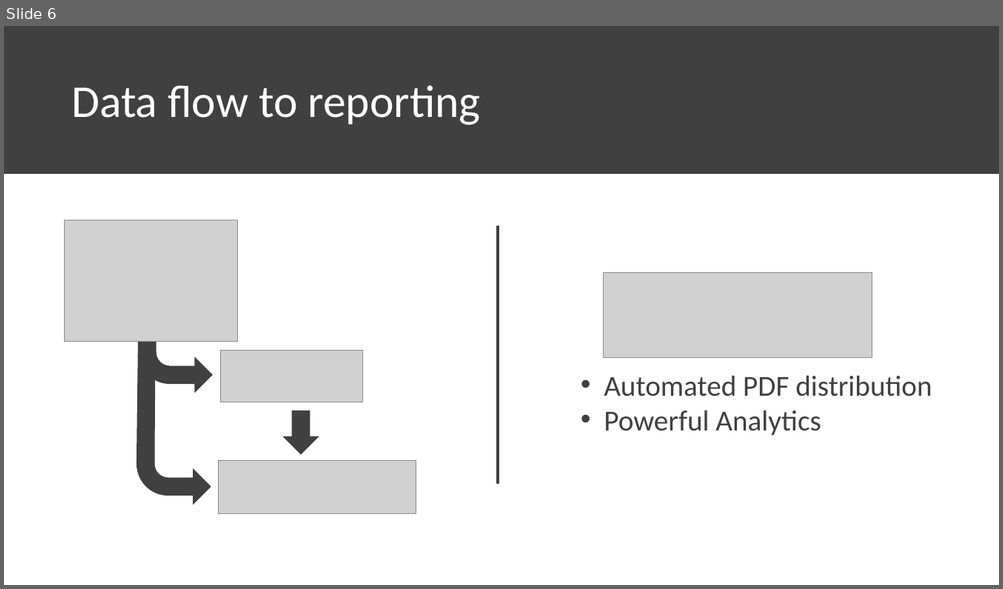
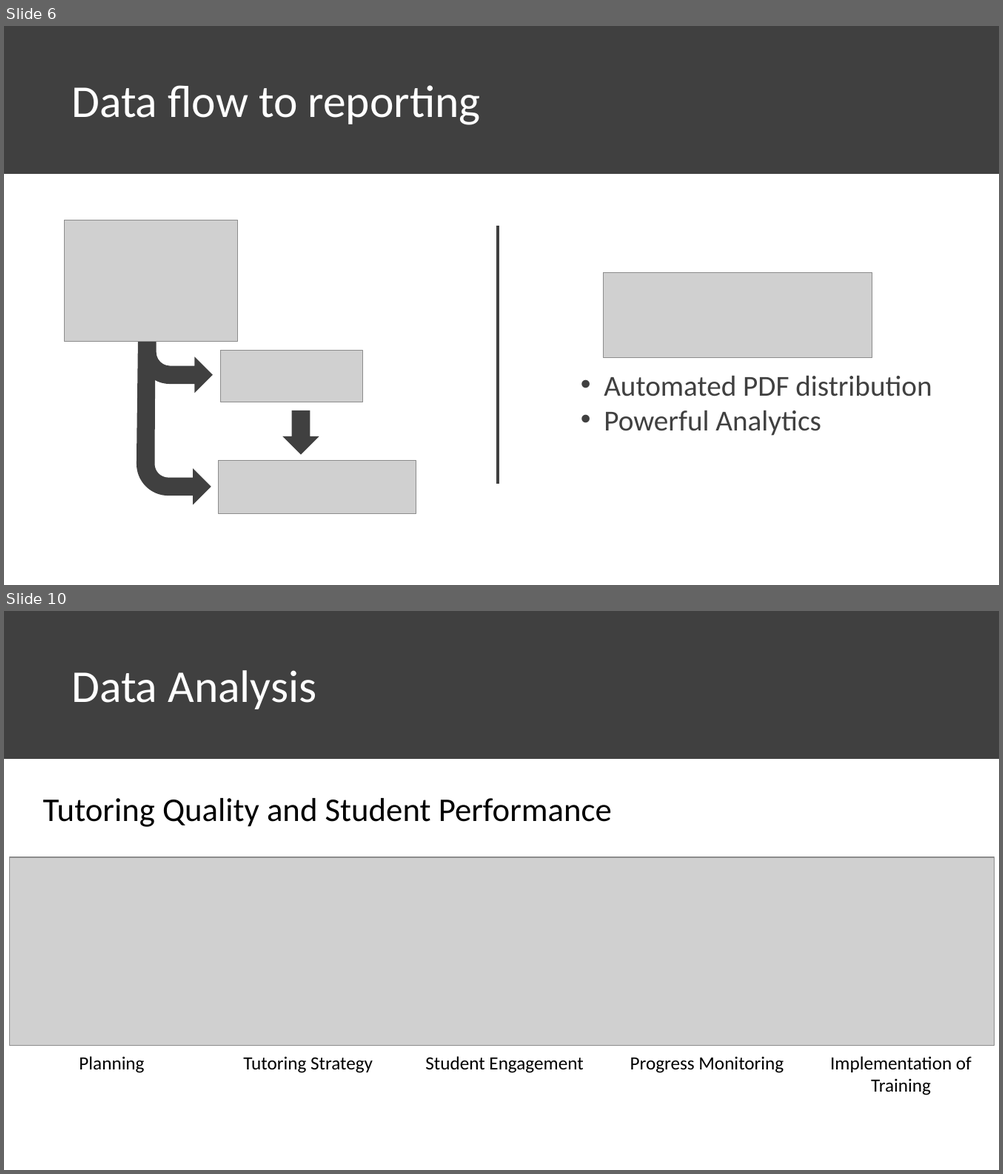
Before and after one commit to chrisluedtke/talks, a slide deck: 2018-06-14-ChiPy/Presentation.pptx. Shown one above the other, each under a label of ours: slide 6 before the commit, slides 6 and 10 after it; the slides between them are not shown. The pictures are 1003x589 and 1003x1174 pixels, drawn with LibreOffice and Linux fonts; fonts in the diff are those of the drawing; grey boxes stand for pictures. Boxes give left, top, right and bottom in pixels: in the first picture for what was removed or moved away, otherwise in the second. Text is boxed around its words. In the diff, an @@ line names an element or a change of style, - is before the commit and + after.

```diff
--- a/2018-06-14-ChiPy/Presentation.pptx
+++ b/2018-06-14-ChiPy/Presentation.pptx
@@ slide 10 added at [4,611,999,1170], background #FFFFFF @@
@@ rectangle added at [4,611,999,759], fill #404040, outline #404040 1 pt @@
@@ text added at [71,670,316,709], 44 pt, text #FFFFFF @@
+Data Analysis
@@ text added at [43,798,612,827], 32 pt, text #000000 @@
+Tutoring Quality and Student Performance
@@ picture added at [9,857,994,1045] @@
@@ text added at [79,1056,144,1073], 18 pt, text #000000 @@
+Planning
@@ text added at [243,1056,373,1073], 18 pt, text #000000 @@
+Tutoring Strategy
@@ text added at [425,1056,583,1073], 18 pt, text #000000 @@
+Student Engagement
@@ text added at [630,1056,783,1073], 18 pt, text #000000 @@
+Progress Monitoring
@@ text added at [830,1056,971,1096], 18 pt, text #000000 @@
+Implementation of Training
```
Also in this commit, not shown: 3 slides changed, 7 other slides added, 1 other file.
